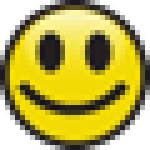
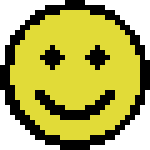
Layers edited between the first and the second 150 x 150 image:
renamed "Pasted Layer" to "eyes", painted on it over [0,0,150,150]
added layer "Layer copy #2" above "Layer copy #1" over [35,90,115,120]
added layer "Layer copy" above "Pasted Layer" over [0,0,150,150]
